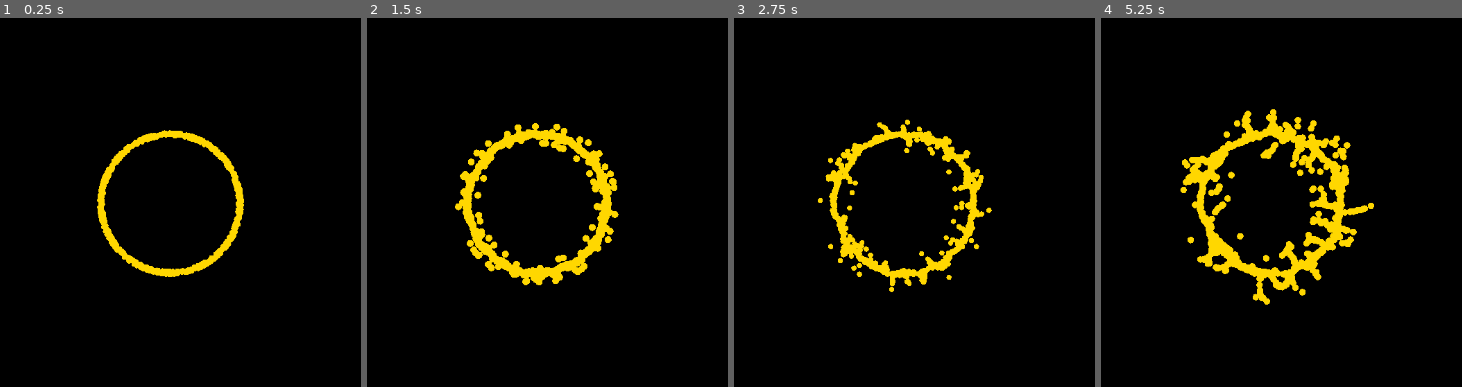
Above: before the commit, frames 1-4 (left to right).
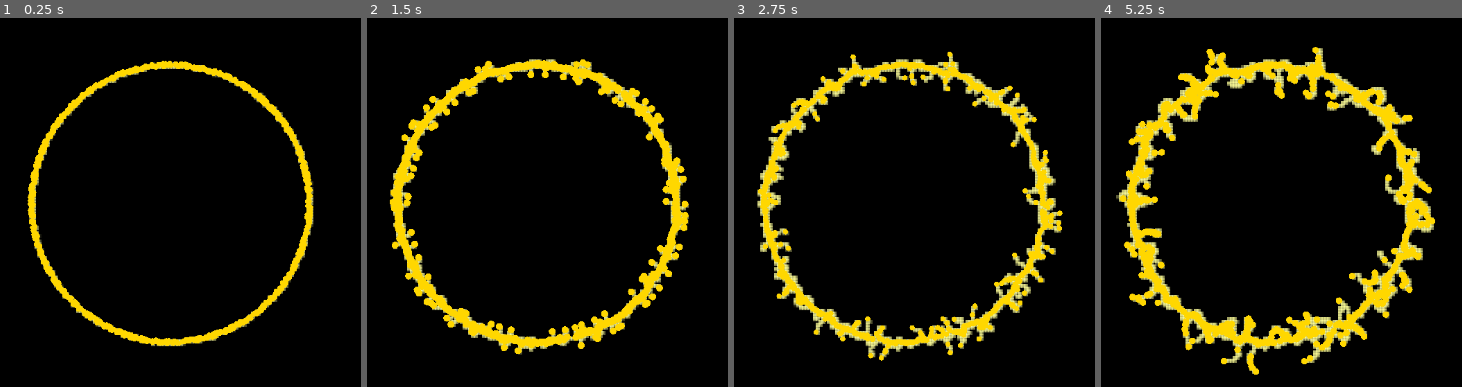
Above: after the commit, the same moments.

Repository: RocketKiers/Slime-mold-algorithm-visualization
Game: Godot game, scene res://main_world.tscn
The game is run twice, just before and just after one commit, with the same random seed, the same clock (stepped at 60 frames per second) and the same inputs.
Inputs:
- Up to frame 1 (0.25 s): no input
- Up to frame 2 (1.5 s): no input
- Up to frame 3 (2.75 s): no input
- Up to frame 4 (5.25 s): no input

The runs differ from the first frame. In frame 1, 7.9% of the frame differs, in the area x 7-87%, y 11-90%; in frame 2, 16%; in frame 3, 16%; in frame 4, 23%, in the area x 4-93%, y 7-97%.

Commit message:
Updating main.gd, added visible pheremone trail

Diff:
--- a/scripts/main.gd
+++ b/scripts/main.gd
@@ -3,47 +3,32 @@
 const MAP_SCALE: int = 4 # that many pixel make one tile (4x4 tiles)
 var map_width: int
 var map_height: int
-var trail_map: Array # A 2d map array to hold pheremone values
+var trail_map: Array # A 2d map array to hold pheremone values, recieves the same resolution as the map
 
 const DECAY_RATE: float = 0.05   # How fast the pheromone disappears
 const DIFFUSION_RATE: float = 0.1 # How much the pheromone spreads
 
-# Variable for the number of agents
-@export var number_of_agents: int = 1000
+@export var number_of_agents: int = 1000 # Variable for the number of agents
 @export_range(10.0, 500.0) var AGENT_SPEED: float = 250.0 # speed of the moving agents
-@export var var_agent_size: float = 2.0 #changable agent size (appended to a abs(sin) wave
+@export var var_agent_size: float = 2.0 #changable agent size (appended to a absolute sine wave
 
 @export_range(0.1, 10.0) var TURN_STRENGTH: float = 4.0
 @export_range(0.1, 10.0) var RANDOM_TURN_AMOUNT: float = 0.01 # Small random perturbation in radians
 @export_range(1, 10) var SIMULATION_STEPS_PER_FRAME: int = 1
 const DEPOSIT_AMOUNT: float = 2.0 # The amount of pheromone an agent deposits
 
-var agent_color = Color("#FFD700")
+var agent_color = Color("#FFD700")  #agent color
 var time : float = 0 # input for sine wave
-var agent_size: float
+var agent_size: float # original variable, obsolete after change. Maybe adjust (?)
 
-
-
-
-# array om alle agents/objecten te houden
-
-
-
-
-
-
-var agents: Array[Agent] = []
-
-# --- NEW: Array to hold spawn positions (Vector2)
-#var spawn_points: Array[Vector2] = []
-
+var agents: Array[Agent] = [] #array to hold all agents
 
 func _ready():
 	# Initialize the trail map size based on the viewport and scale
 	var screen_size = get_viewport_rect().size
 	map_width = int(screen_size.x / MAP_SCALE)
 	map_height = int(screen_size.y / MAP_SCALE)
-	# Initialize the 2D array (every coordinate filled with 0.0)
+	# Initialize the 2D array (every coordinate filled with 0.0, same size as normal map)
 	trail_map.resize(map_width)
 	for i in map_width:
 		trail_map[i] = Array()
@@ -56,23 +41,23 @@
 func _initialize_agents():
 
 
-	# Get the area where agents can start (e.g., the screen size)
+	# Get the area where agents can start (e.g., the screen size)(has a .x and .y exstension)
 	var screen_size = get_viewport_rect().size
 
 	# Loop to create and add the agents
 	for i in number_of_agents:
 
-		var middle_x = screen_size.x / 2
-		var middle_y = screen_size.y / 2
-		var fixed_direction = i * 360.0 / number_of_agents  # angle in degrees
-		var radius = 100
+		var middle_x = screen_size.x / 2 #middle point of the screen
+		var middle_y = screen_size.y / 2 #middle part of the screen
+		var fixed_direction = i * 360.0 / number_of_agents  # angle in degrees, loops through 360 degrees the the amount of agents you have
+		var radius = 200 #how far from the middle point the agents spawn
 		var angle = deg_to_rad(fixed_direction)  # convert degrees to radians
-		var start_x = middle_x + cos(angle) * radius
-		var start_y = middle_y + sin(angle) * radius
+		var start_x = middle_x + cos(angle) * radius #don't know how this works
+		var start_y = middle_y + sin(angle) * radius #don't know how this works
 
 		var start_position = Vector2(start_x, start_y)
 
-		# 2. Initial Direction: Random angle in radians (from 0 to 2*PI, or TAU)
+		# 2. Spawn the agents in random directions (from 0 to 2*PI, aka TAU)
 		var random_direction = randf_range(0.0, TAU)
 
 		# 3. spawn a new agent
@@ -99,22 +84,22 @@
 # Deposits pheromone at an agent's location
 func _deposit_pheromone(agent: Agent):
 	var map_coords = _world_to_map(agent.position)
-	var x = int(map_coords.x)
-	var y = int(map_coords.y)
+	var pheremone_x = int(map_coords.x)
+	var pheremone_y = int(map_coords.y)
 
-	# Deposit the pheromone (clamping it to a max value, e.g., 10.0, to prevent overflow)
-	trail_map[x][y] = min(trail_map[x][y] + DEPOSIT_AMOUNT, 10.0)
+	# Deposit the pheromone (clamping it to a max value to prevent overflow (in this case 10.0))
+	trail_map[pheremone_x][pheremone_y] = min(trail_map[pheremone_x][pheremone_y] + DEPOSIT_AMOUNT, 10.0)
 
 
 # _process wordt elke frame gecalled, delta is tijd sinds laatste call
 func _process(delta):
 	time += delta
-	agent_size = (abs(sin(time) * var_agent_size)+3)
+	agent_size = (abs(sin(time) * var_agent_size)+3) #pulsing of agents to replicate the real slime mold
 	queue_redraw()
-	var sub_delta = delta / SIMULATION_STEPS_PER_FRAME
+	var sub_delta = delta / SIMULATION_STEPS_PER_FRAME #control of time by changing delta
 
 	for i in SIMULATION_STEPS_PER_FRAME:
-		_move_agents(sub_delta)
+		_move_agents(sub_delta) #move agents basesd on the assigned timestep
 
 # The core logic for agent movement and steering
 func _move_agents(delta: float):
@@ -173,10 +158,32 @@
 		agent.position.x = wrapf(agent.position.x, 0.0, screen_size.x)
 		agent.position.y = wrapf(agent.position.y, 0.0, screen_size.y)
 
-		# The old random turn is removed, as it's now integrated into the steering logic:
-		# agent.direction += randf_range(-0.5, 0.5)
-
 # agents tekenen
 func _draw():
+
+# 1. Loop through every cell in the trail_map
+	for x in map_width:
+		for y in map_height:
+			var pheromone_value = trail_map[x][y]
+
+			# Skip drawing if the pheromone is 0
+			if pheromone_value <= 0.0:
+				continue
+
+			# Higher value = more opaque/lighter color
+			var normalized_value = pheromone_value / 20.0
+
+			# Create a faint color based on the value
+			# Example: A blue color that gets more opaque as value increases
+			var trail_color = Color(1.0, 1.0, 0.6, normalized_value)
+
+			# 3. Calculate screen position and size
+			var rect_pos = Vector2(x * MAP_SCALE, y * MAP_SCALE)
+			var rect_size = Vector2(MAP_SCALE, MAP_SCALE)
+			var under_rect_size = Vector2(MAP_SCALE + 2, MAP_SCALE + 2)
+			# 4. Draw the cell
+			draw_rect(Rect2(rect_pos, under_rect_size), trail_color)
+			draw_rect(Rect2(rect_pos, rect_size), trail_color)
+
 	for agent in agents:
 		draw_circle(agent.position, agent_size, agent_color)
